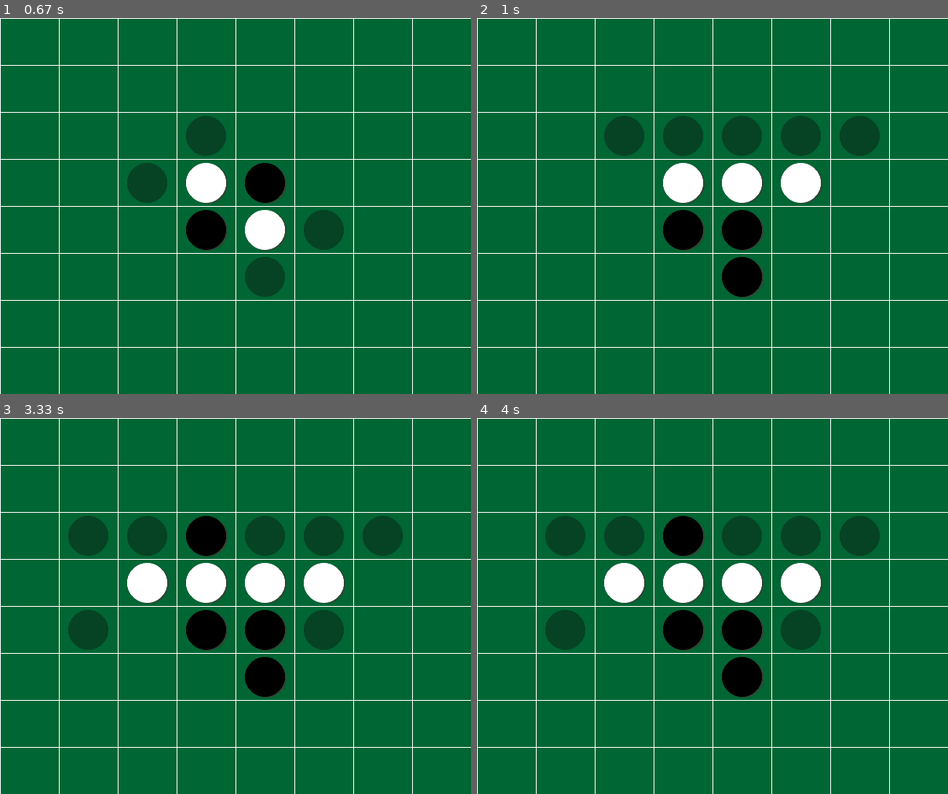
Above: before the commit, frames 1-4 (two rows, left to right).
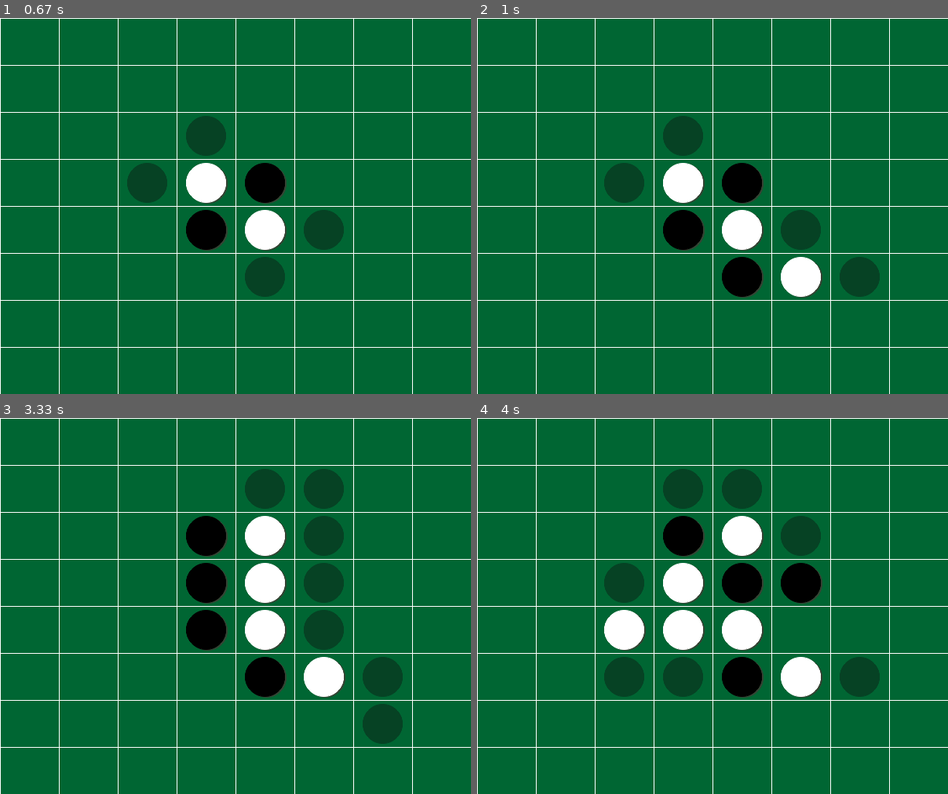
Above: after the commit, the same moments.

Repository: lookee/Reversi42
Game: pygame game, started from src/reversi42.py
The game is run twice, just before and just after one commit, with the same random seed, the same clock (stepped at 60 frames per second) and the same inputs.
Inputs (mouse positions are in pixels of both pictures, inside the frame that each line leads up to):
- Up to frame 1 (0.67 s): click (235, 206) at 0.38 s
- Up to frame 2 (1 s): click (759, 288) at 0.72 s
- Up to frame 3 (3.33 s): click (221, 542) at 3.18 s
- Up to frame 4 (4 s): move the mouse to (806, 575) at 3.5 s; click (806, 575) at 3.7 s

Frame 1 is identical in both runs. In frame 2, 7.9% of the frame differs, in the area x 27-86%, y 26-75%; in frame 3, 10%; in frame 4, 13%, in the area x 14-86%, y 13-75%.

Commit message:
increased the ai deep search

Diff:
--- a/src/reversi42.py
+++ b/src/reversi42.py
@@ -34,7 +34,7 @@
 
 g = Game(size)
 
-players={'B': HumanPlayer(), 'W': AIPlayer(6)}
+players={'B': HumanPlayer(), 'W': AIPlayer(8)}
 
 c = BoardControl(size,size)
 
